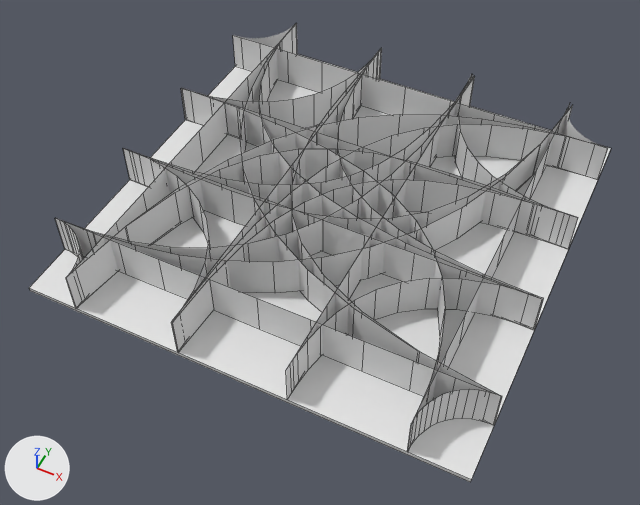
Before and after pictures for a commit that changed the FBX model Version2/Unity/Assets/Resources/Fbx/x_cross_4x4.fbx.
Camera for both pictures: a 50 mm camera at (12.0, -26.1, 29.4) aimed at (-0.1, -2.0, -0.6). The axes (+X, +Y, +Z) are drawn at lower left. The lights are the same throughout. Mesh edges are drawn as thin lines on the coarser meshes. Where no turn or scale is listed for an object, it has been applied to the vertices.

Before the edit, the objects in view are built like this:
```python
ob_dx_3_001 = bpy.data.objects.new('dx-3.001', me_curva_bezier_021)
ob_dx_3_001.location = (-9.0, -2.5, 1.1)
ob_dx_3_003 = bpy.data.objects.new('dx-3.003', me_curva_bezier_023)
ob_dx_3_003.location = (-2.5, 9.0, 1.1)
ob_straight_2 = bpy.data.objects.new('straight-2', me_curva_bezier_013)
ob_straight_2.location = (9.0, 2.5, 1.1)
ob_straight_6 = bpy.data.objects.new('straight-6', me_curva_bezier_017)
ob_straight_6.location = (-2.5, -9.0, 1.1)
ob_straight_8 = bpy.data.objects.new('straight-8', me_curva_bezier_019)
ob_straight_8.location = (7.5, -9.0, 1.1)
ob_sx_4_008 = bpy.data.objects.new('sx-4.008', me_curva_bezier_031)
ob_sx_4_008.location = (-8.96, -2.5, 1.1)
ob_sx_4_009 = bpy.data.objects.new('sx-4.009', me_curva_bezier_032)
ob_sx_4_009.location = (-8.96, -2.5, 1.1)
ob_sx_4_011 = bpy.data.objects.new('sx-4.011', me_curva_bezier_034)
ob_sx_4_011.location = (-9.0, -7.5, 1.1)
ob_sx_4_012 = bpy.data.objects.new('sx-4.012', me_curva_bezier_039)
ob_sx_4_012.location = (9.0, 2.5, 1.1)
# also in view: 'sx-4.003' at (1.2, 3.7, 1.1); 'sx-4.015' at (3.7, -1.2, 1.1); 'sx-4.010' at (-1.2, 1.2, 1.1); 'sx-4.014' at (1.2, -1.2, 1.1); 'straight-3' at (0.0, -2.5, 1.1)
```
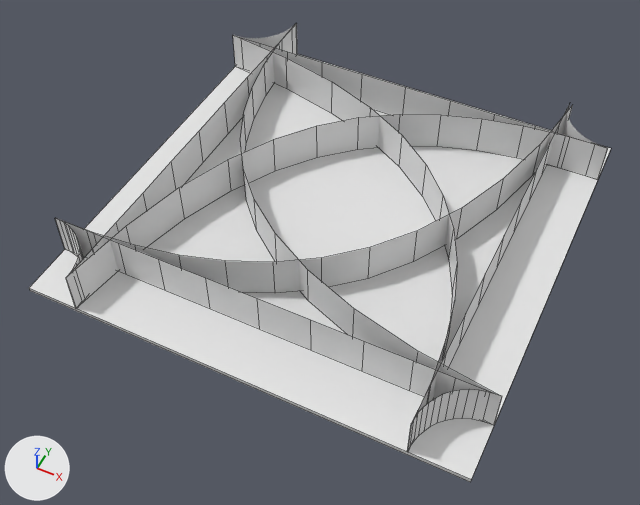
What differs and where, as boxes [x1, y1, x2, y2] in the pictures (640 x 505 px):
'sx-4.004', reshaped (15% narrower, 15% taller): before [182, 88, 445, 450]; after [233, 36, 457, 451]
'sx-4.013', deleted: before [172, 179, 578, 353]
'sx-4.015', deleted: before [172, 124, 607, 325]
'sx-4.012', deleted: before [69, 148, 576, 289]
'dx-3.002', deleted: before [286, 278, 544, 400]
'straight-3', deleted: before [124, 148, 543, 330]
'sx-4.008', deleted: before [124, 106, 572, 234]
'sx-4.011', deleted: before [66, 78, 474, 262]
'straight-2', deleted: before [189, 90, 578, 249]
'dx-3.003', deleted: before [181, 49, 381, 128]
'sx-4.003', deleted: before [259, 23, 542, 303]
'sx-4.009', deleted: before [128, 77, 474, 203]
'straight-7', deleted: before [291, 75, 473, 362]
'sx-4.001', deleted: before [338, 50, 544, 327]
'straight-6', deleted: before [171, 48, 382, 352]
'dx-3.001', deleted: before [123, 148, 211, 352]
'sx-4', deleted: before [292, 48, 501, 425]
'dx-3', deleted: before [455, 74, 563, 213]
'sx-4.014', unchanged, uncovered by the edit: before [66, 114, 597, 307]; after [66, 114, 607, 307]

The edits, one by one:
me_curva_bezier_027 is used by ob_sx_4_004; location (7.5, -9.0, 1.1).
me_curva_bezier_027 had 26 vertices, 12 faces and spanned x -17.5..0.0, y -1.0..11.5, z -1.0..1.0.
me_curva_bezier_027 now has 26 vertices, 12 faces and spans x -17.5..0.0, y -1.0..16.5, z -1.0..1.0.
me_curva_bezier_027 part 1: 24 of 26 vertices moved; they spanned x -17.5..-0.1, y 0.9..11.5, z -1.0..1.0 and now span x -17.5..0.0, y 1.0..16.5, z -1.0..1.0; mean shift (0.3, 2.3, 0.0); largest move (-17.5, 11.5, -1.0) -> (-17.5, 16.5, -1.0).
Object 'sx-4.009' (ob_sx_4_009) is deleted.
Object 'dx-3.003' (ob_dx_3_003) is deleted.
Object 'straight-6' (ob_straight_6) is deleted.
Object 'sx-4.008' (ob_sx_4_008) is deleted.
Object 'dx-3.001' (ob_dx_3_001) is deleted.
Object 'sx-4.011' (ob_sx_4_011) is deleted.
Object 'straight-2' (ob_straight_2) is deleted.
Object 'sx-4.012' (ob_sx_4_012) is deleted.
Object 'straight-7' (ob_straight_7) is deleted.
Object 'dx-3.002' (ob_dx_3_002) is deleted.
Object 'straight-3' (ob_straight_3) is deleted.
Object 'sx-4.001' (ob_sx_4_001) is deleted.
Object 'sx-4.003' (ob_sx_4_003) is deleted.
Object 'dx-3' (ob_dx_3) is deleted.
Object 'sx-4.015' (ob_sx_4_015) is deleted.
Object 'sx-4' (ob_sx_4) is deleted.
Object 'sx-4.013' (ob_sx_4_013) is deleted.
